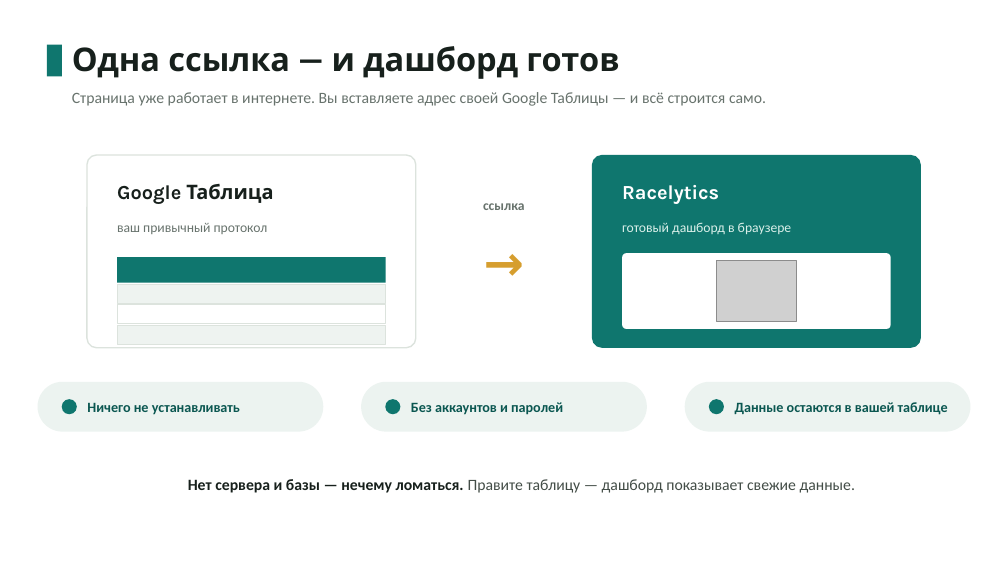
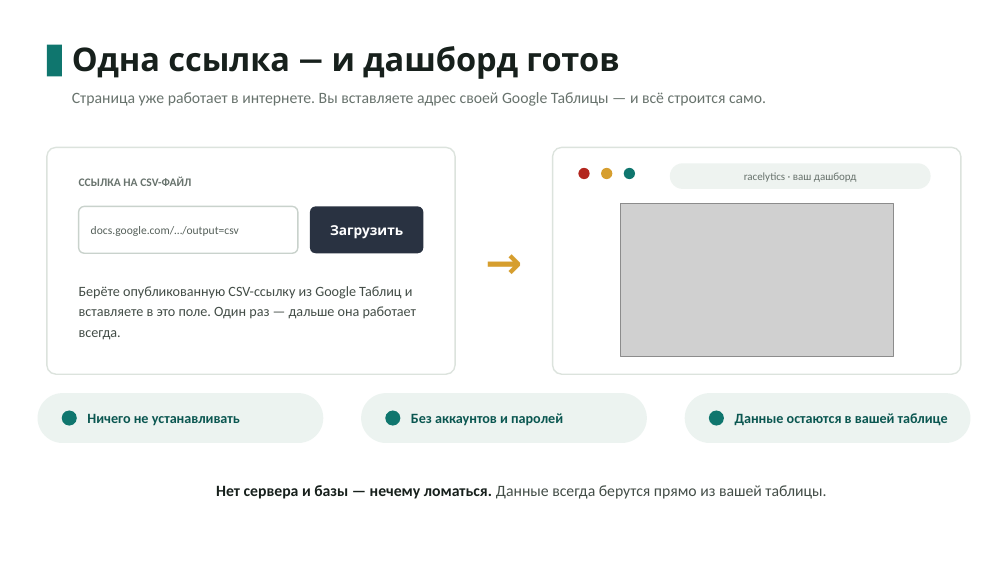
Before and after one commit to ken48/racelytics, a slide deck: slide 3 of Racelytics.pptx. Drawn at 1008x567 pixels with LibreOffice and Linux fonts; fonts in the diff are those of the drawing; grey boxes stand for pictures. Boxes give left, top, right and bottom in pixels: in the first picture for what was removed or moved away, otherwise in the second. Text is boxed around its words. In the diff, an @@ line names an element or a change of style, - is before the commit and + after.

```diff
--- a/Racelytics.pptx
+++ b/Racelytics.pptx
@@ rounded rectangle: place and size @@
-rounded rectangle at box(87, 155, 416, 348)
+rounded rectangle at box(47, 147, 455, 374)
@@ rounded rectangle at box(47, 147, 455, 374): proportions changed @@
@@ rounded rectangle: place and size @@
-rounded rectangle at box(592, 155, 921, 348)
+rounded rectangle at box(553, 147, 961, 374)
@@ rounded rectangle at box(553, 147, 961, 374): fill #0F766E to #FFFFFF; outline none to #DCE3DD 1.3 pt; proportions changed @@
@@ text at box(79, 176, 191, 186): text changed; size 19 to 11 pt; font Karla to Calibri; text colour #17201C to #68736D @@
-Google Таблица
+ССЫЛКА НА CSV-ФАЙЛ
@@ ellipse added at box(578, 168, 590, 179), fill #B3261E @@
@@ ellipse added at box(601, 168, 613, 179), fill #D69E2E @@
@@ ellipse added at box(624, 168, 635, 179), fill #0F766E @@
@@ text "racelytics · ваш дашборд" at box(744, 172, 857, 182): vertical alignment top to middle @@
@@ rounded rectangle added at box(670, 163, 931, 189), fill #EEF3F0 @@
@@ text at box(744, 172, 857, 182): text changed; size 19 to 10.5 pt; font Karla to Calibri; text colour #FFFFFF to #68736D; bold off @@
-Racelytics
+racelytics · ваш дашборд
@@ rounded rectangle added at box(79, 206, 298, 253), fill #FFFFFF, outline #C9D2CC 1.3 pt @@
@@ rounded rectangle added at box(310, 206, 423, 253), fill #293241 @@
@@ text removed at box(483, 203, 524, 210) @@
-ссылка
@@ picture added at box(621, 203, 894, 356) @@
@@ text added at box(91, 226, 239, 236), 11 pt, text #55605A @@
+docs.google.com/…/output=csv
@@ text removed at box(117, 223, 268, 234) @@
-ваш привычный протокол
@@ text added at box(330, 225, 403, 239), 13 pt, text #FFFFFF, bold @@
+Загрузить
@@ text "→": place and size @@
-text "→" at box(436, 227, 572, 295)
+text "→" at box(454, 227, 553, 295)
@@ text "→" at box(454, 227, 553, 295): size 46 to 42 pt @@
@@ text removed at box(622, 222, 791, 235) @@
-готовый дашборд в браузере
@@ rectangle removed at box(117, 257, 386, 283) @@
@@ rounded rectangle removed at box(622, 253, 891, 329) @@
@@ picture removed at box(717, 261, 796, 321) @@
@@ text added at box(79, 286, 417, 340), 13.5 pt, text #434D47 @@
+Берёте опубликованную CSV-ссылку из Google Таблиц и вставляете в это поле. Один раз — дальше она работает всегда.
@@ rectangle removed at box(117, 284, 386, 303) @@
@@ rectangle removed at box(117, 305, 386, 324) @@
@@ rectangle removed at box(117, 325, 386, 344) @@
@@ 3 texts, 3 ellipses, 3 rounded rectangles: place and size @@
-3 texts, 3 ellipses, 3 rounded rectangles at box(38, 382, 971, 432)
+3 texts, 3 ellipses, 3 rounded rectangles at box(38, 393, 971, 443)
@@ text at box(216, 485, 826, 499): text changed @@
-Нет сервера и базы — нечему ломаться. Правите таблицу — дашборд показывает свежие данные.
+Нет сервера и базы — нечему ломаться. Данные всегда берутся прямо из вашей таблицы.
```
Also in this commit, not shown: 2 other slides changed, 1 slide added, 1 slide removed.
